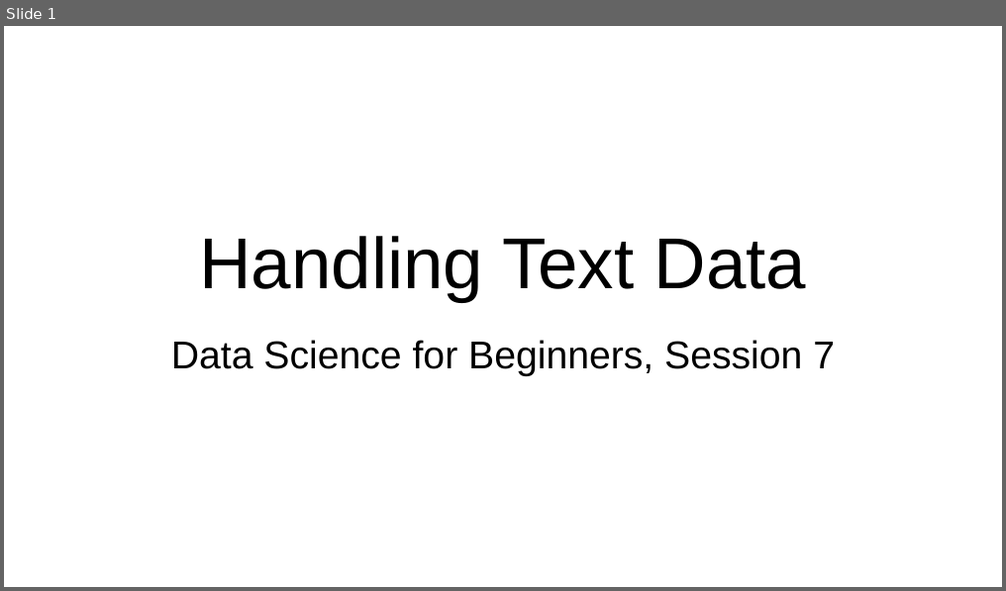
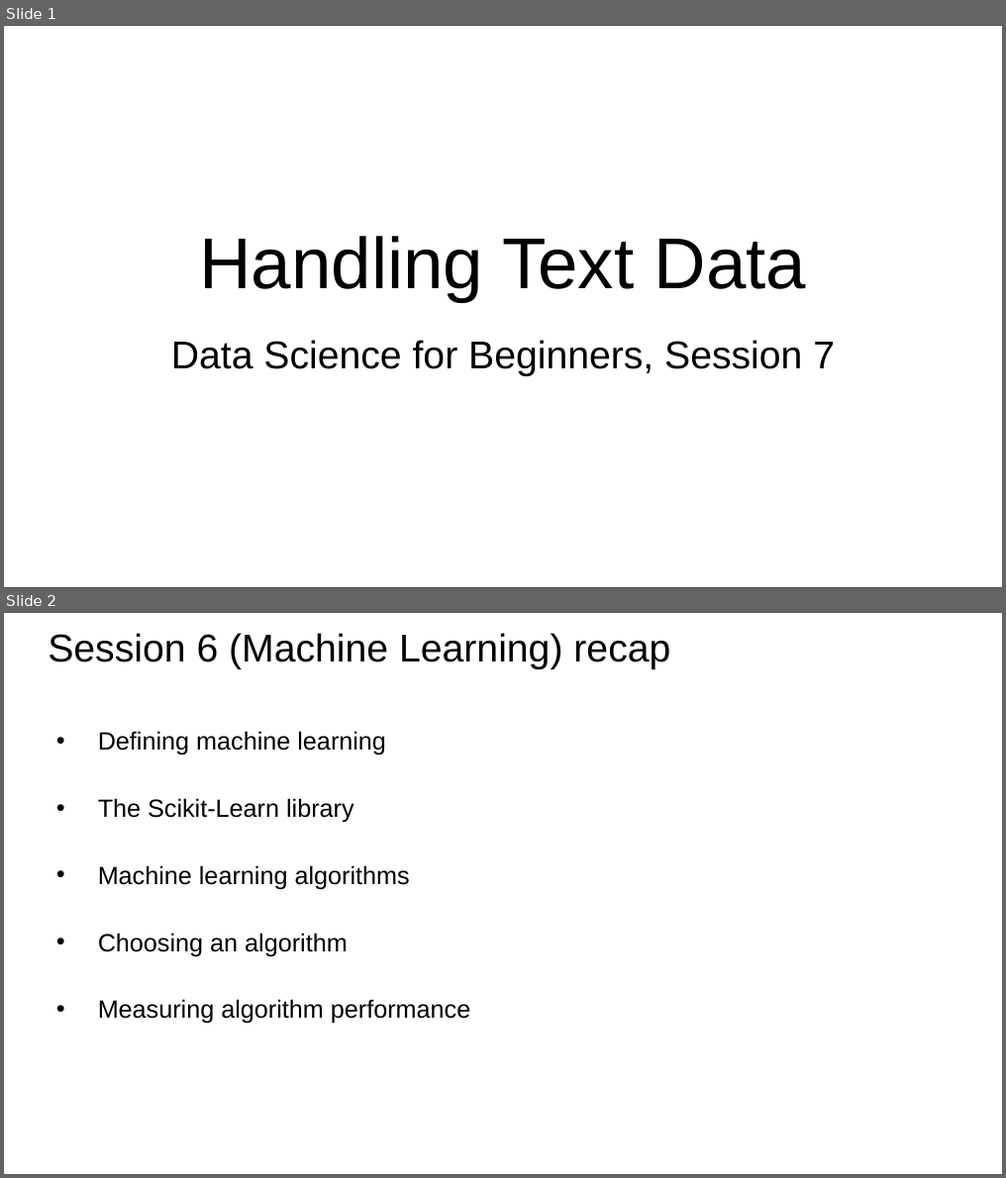
Before and after one commit to bodacea/datascienceforbeginners, a slide deck: Session 07 Text Data.ppt. Shown one above the other, each under a label of ours: slide 1 before the commit, slides 1 and 2 after it. The pictures are 1006x591 and 1006x1178 pixels, drawn with LibreOffice and Linux fonts; fonts in the diff are those of the drawing. Boxes give left, top, right and bottom in pixels: in the first picture for what was removed or moved away, otherwise in the second. Text is boxed around its words. In the diff, an @@ line names an element or a change of style, - is before the commit and + after.

Commit message:
cleaned up session 7 slides

```diff
--- a/Session 07 Text Data.ppt
+++ b/Session 07 Text Data.ppt
@@ slide 2 added at (x1=4, y1=613, x2=1002, y2=1174), background #FFFFFF @@
@@ title added at (x1=48, y1=633, x2=670, y2=669), 28 pt, text #000000 @@
+Session 6 (Machine Learning) recap
@@ text added at (x1=98, y1=731, x2=470, y2=1024), 18 pt, text #000000 @@
+• Defining machine learning
+• The Scikit-Learn library
+• Machine learning algorithms
+• Choosing an algorithm
+• Measuring algorithm performance
```
Also in this commit, not shown: 4 slides changed.
